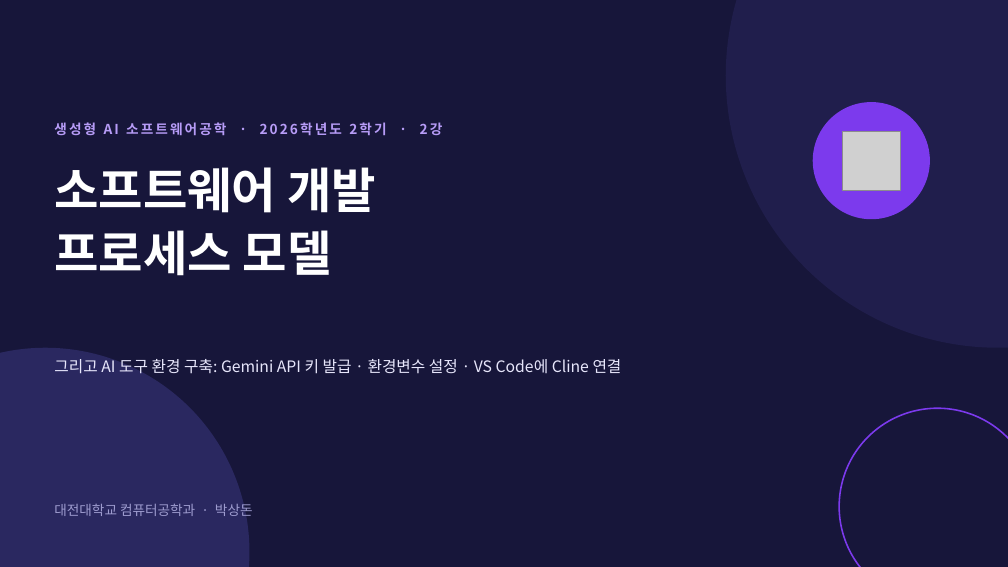
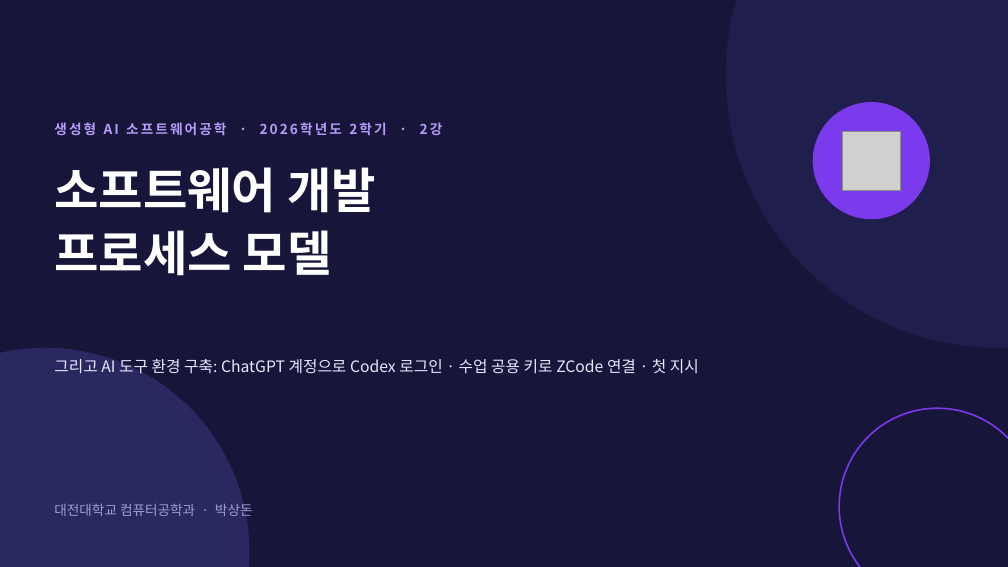
Before and after one commit to Sangdon-Park/Sangdon-Park.github.io, a slide deck: slide 1 of data/생성형 AI 소프트웨어공학/생성형AI소프트웨어공학_2강.pptx. Drawn at 1008x567 pixels with LibreOffice and Linux fonts; fonts in the diff are those of the drawing; grey boxes stand for pictures. Boxes give left, top, right and bottom in pixels: in the first picture for what was removed or moved away, otherwise in the second. Text is boxed around its words. In the diff, an @@ line names an element or a change of style, - is before the commit and + after.

```diff
--- a/data/생성형 AI 소프트웨어공학/생성형AI소프트웨어공학_2강.pptx
+++ b/data/생성형 AI 소프트웨어공학/생성형AI소프트웨어공학_2강.pptx
@@ text at box(54, 359, 699, 374): text changed @@
-그리고 AI 도구 환경 구축: Gemini API 키 발급 · 환경변수 설정 · VS Code에 Cline 연결
+그리고 AI 도구 환경 구축: ChatGPT 계정으로 Codex 로그인 · 수업 공용 키로 ZCode 연결 · 첫 지시
```
Also in this commit, not shown: 10 other slides changed, 7 slides added, 8 slides removed, 35 other files.
